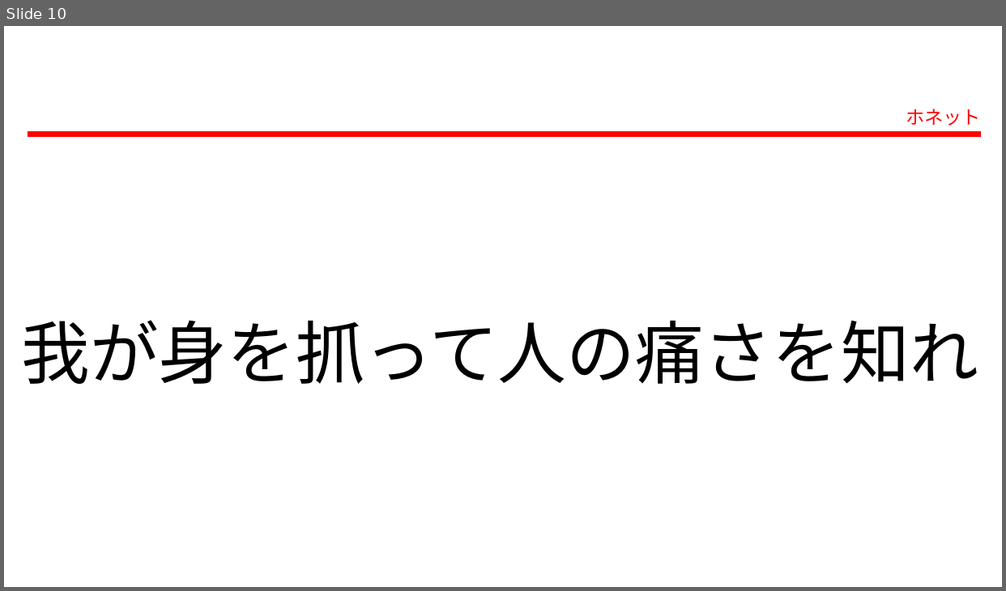
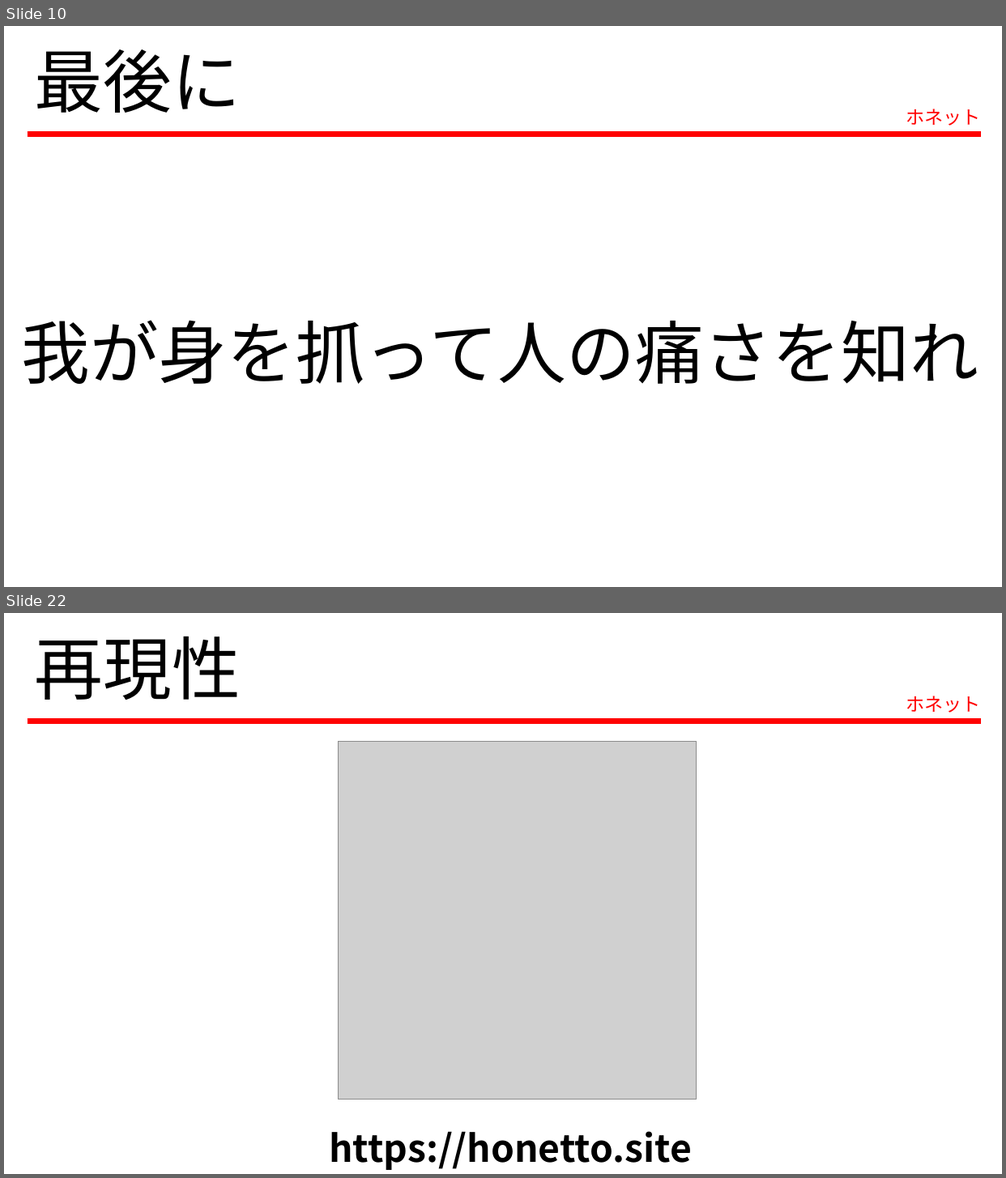
Before and after one commit to c0b23048bf/honetto, a slide deck: 発表資料_vol1.pptx. Shown one above the other, each under a label of ours: slide 10 before the commit, slides 10 and 22 after it; the slides between them are not shown. The pictures are 1006x591 and 1006x1178 pixels, drawn with LibreOffice and Linux fonts; fonts in the diff are those of the drawing; grey boxes stand for pictures. Boxes give left, top, right and bottom in pixels: in the first picture for what was removed or moved away, otherwise in the second. Text is boxed around its words. In the diff, an @@ line names an element or a change of style, - is before the commit and + after.

```diff
--- a/発表資料_vol1.pptx
+++ b/発表資料_vol1.pptx
@@ slide 22 added at [4, 613, 1002, 1174], background #FFFFFF @@
@@ text added at [35, 636, 241, 700], 66 pt, text #000000 @@
+再現性
@@ text added at [906, 696, 980, 713], 18 pt, text #FF0000 @@
+ホネット
@@ line added from (27, 721) to (981, 721), #FF0000 5.5 pt @@
@@ picture added at [339, 741, 697, 1100] @@
@@ text added at [329, 1131, 691, 1170], 36 pt, text #000000, bold @@
+https://honetto.site
@@ slide 10 changed as well @@
@@ text added at [35, 49, 241, 113], 66 pt, text #000000 @@
+最後に
```
Also in this commit, not shown: 2 other slides changed, 11 other slides added, 3 other files.
